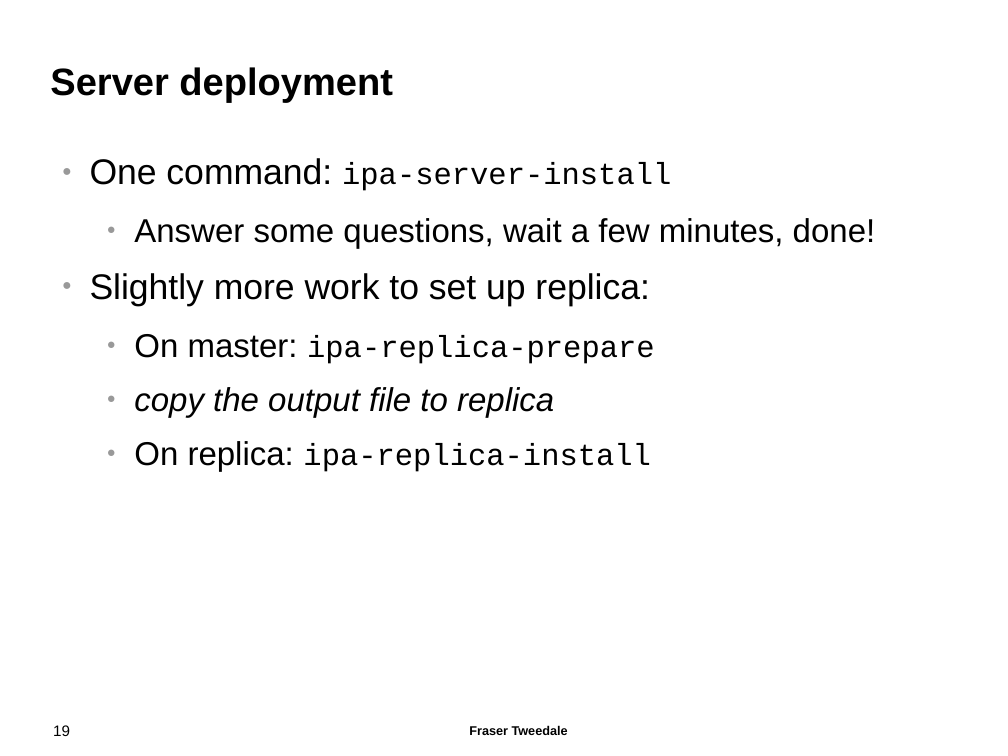
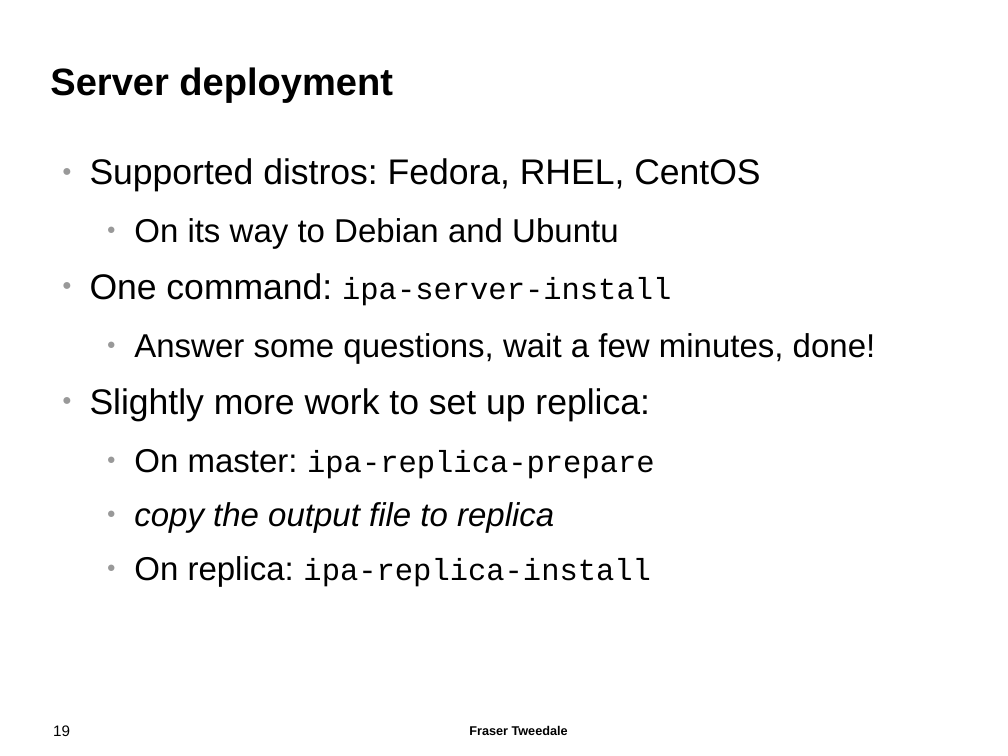
Before and after one commit to frasertweedale/talks, a slide deck: slide 19 of 20141106-osdc-freeipa/osdc2014-freeipa.odp. Drawn at 1008x756 pixels with LibreOffice and Linux fonts; fonts in the diff are those of the drawing; background and template pictures are left out. Boxes give left, top, right and bottom in pixels: in the first picture for what was removed or moved away, otherwise in the second. Text is boxed around its words. In the diff, an @@ line names an element or a change of style, - is before the commit and + after.

```diff
--- a/20141106-osdc-freeipa/osdc2014-freeipa.odp
+++ b/20141106-osdc-freeipa/osdc2014-freeipa.odp
@@ text at [90,158,760,249]: paragraphs added @@
+● Supported distros: Fedora, RHEL, CentOS
+  ● On its way to Debian and Ubuntu
```
Also in this commit, not shown: 13 other slides changed, 1 slide added.
